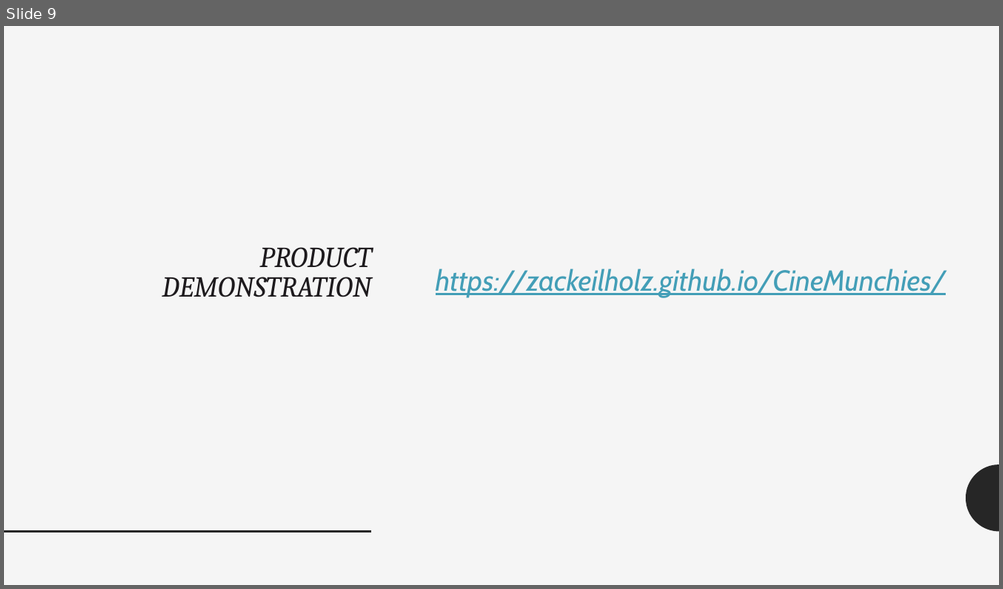
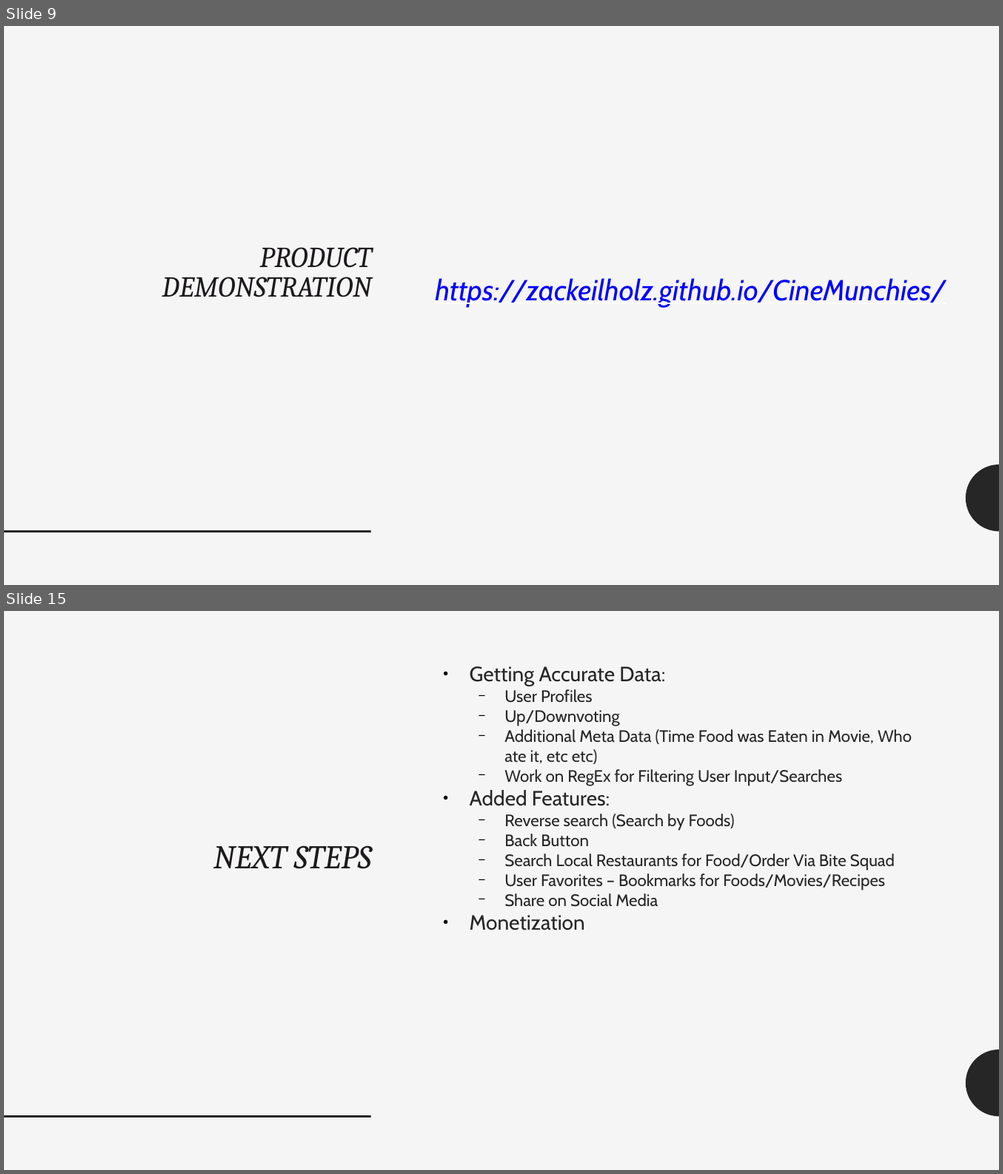
Before and after one commit to ZacKeilholz/CineMunchies, a slide deck: Team Urkel v04.pptx. Shown one above the other, each under a label of ours: slide 9 before the commit, slides 9 and 15 after it; the slides between them are not shown. The pictures are 1003x589 and 1003x1174 pixels, drawn with LibreOffice and Linux fonts; fonts in the diff are those of the drawing. Boxes give left, top, right and bottom in pixels: in the first picture for what was removed or moved away, otherwise in the second. Text is boxed around its words. In the diff, an @@ line names an element or a change of style, - is before the commit and + after.

```diff
--- a/Team Urkel v04.pptx
+++ b/Team Urkel v04.pptx
@@ slide 15 added at (4,611,999,1170), background #F5F5F5; not listed: 2 template elements that a slide beside it also shows @@
@@ text added at (469,667,911,931), 16 pt, text #262626 @@
+● Getting Accurate Data:
+  − User Profiles
+  − Up/Downvoting
+  − Additional Meta Data (Time Food was Eaten in Movie, Who ate it, etc etc)
+  − Work on RegEx for Filtering User Input/Searches
+● Added Features:
+  − Reverse search (Search by Foods)
+  − Back Button
+  − Search Local Restaurants for Food/Order Via Bite Squad
+  − User Favorites – Bookmarks for Foods/Movies/Recipes
+  − Share on Social Media
+● Monetization
@@ text added at (213,846,372,869), 32 pt, text #1D1A1D, italic @@
+NEXT STEPS
@@ slide 9 changed as well @@
@@ text "https://zackeilholz.github.io/CineMunchies/" at (435,278,945,307): text colour #439EB7 to #0000FF; less space between paragraphs @@
```
Also in this commit, not shown: 14 other slides changed, 1 slide removed, 1 other file.
